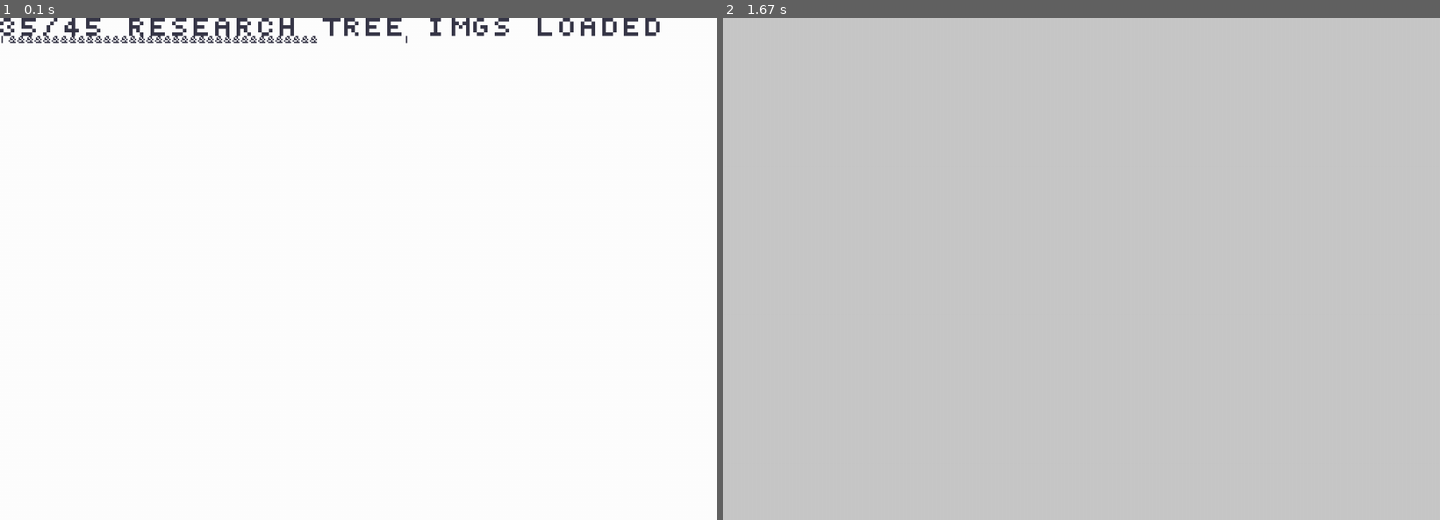
Above: before the commit, frames 1-2 (left to right).
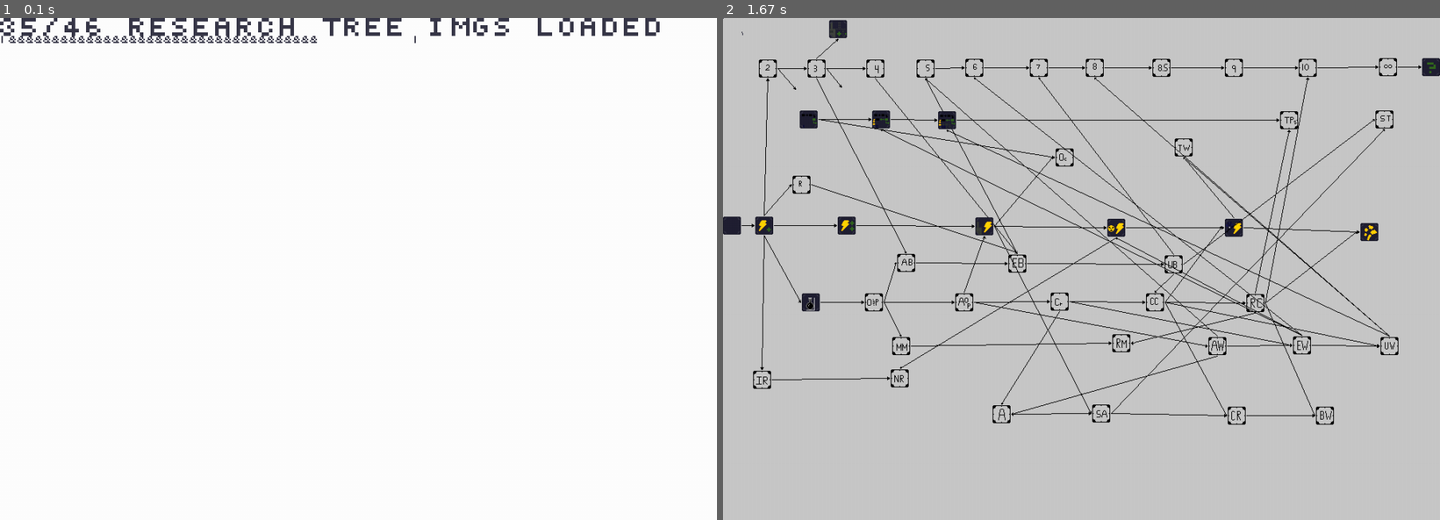
Above: after the commit, the same moments.

Repository: The1stBurb/Factory-GAME
Game: pygame game, started from main.py
Two runs of this game, one before a commit and one after it. Both use one fixed random seed, a clock stepped at 60 frames per second and the inputs below.
Inputs (mouse positions are in pixels of both pictures, inside the frame that each line leads up to):
- Up to frame 1 (0.1 s): no input
- Up to frame 2 (1.67 s): press the mouse at (902, 379) at 0.87 s; move the mouse to (1117, 354) at 0.97 s; release the mouse at (1332, 324) at 1.1 s

The runs differ from the first frame. In frame 1, less than 0.1% of the frame differs, in the area x 12-58%, y 0-6%; in frame 2, 6.3%, in the area x 0-100%, y 0-82%.

Commit message:
ahhhmore

Diff:
--- a/main.py
+++ b/main.py
@@ -49,9 +49,27 @@
         for x,i in enumerate("abcdefghijklmnopqrstuvwxyz`1234567890[]\\;',./~!@#$%^&*()_+{}|:\"<>? -="):
             # print(((x%9),(x//9)),i)
             self.ltr[i]=ltrs.subsurface(((x%9)*7,(x//9)*8,6,7))#((x%9)*(sz*7),(x-(x//9))*(sz*8),6*sz,7*sz))
+    def widthy(self,msgs,width,sz):
+        msgs2=[]
+        rebuilt=False
+        for i in msgs:
+            # print(i)
+            if len(i)*sz*7>=width:
+                closest=width//(sz*7)
+                for x in range(closest,-1,-1):
+                    if i[x]==" ":
+                        closest=x
+                    break
+                msgs2.append(i[:closest])
+                msgs2.append(i[closest:])
+                rebuilt=True
+            else:
+                msgs2.append(i)
+        if rebuilt: return self.widthy(msgs2,width,sz)
+        return msgs2
     def print(self,msgs,x,y,colour=lightpurple,sz=0,shadow=False,width=10**100):
-        msgs=str(msgs).split("\n")
         sz=self.sz if sz==0 else sz
+        msgs=self.widthy(str(msgs).split("\n"),width,sz)
         # msgs2=[]
         # for i in msgs:
         #     if len(msg)*sz>width:
@@ -195,35 +213,29 @@
 #DONT KILL THIS HWILE JUST COMMNET OUT PLS
 def box(mx,my,x,y,w=24,h=24):
     return mx>=x and my>=y and mx<=x+w and my<=y+h
-researched=["BetterPower"]
-bought=["EvenBetterPower"]
 class ResearchTree:
     def __init__(self,sz):
         self.norm=self.grey=self.transp={}
-        self.texts={'Better Power': 'Its normal Power, but Better!', 'Even Better Power': 'Its normal Power, but Even Better!', 'Fluids': 'You discover how to use and move Oil and Water!', 'Overclock': 'Make it run faster but not quite so faster that it goes boom!', 'Ads': 'Make advertisements so more people buy your stuff, which means more money!', 'Super Ads': 'Its normal Ads, but Super!', 'Advanced Base': "It's a normal base, but Advanced!", 'Advanced Oil Process': 'Process your Oil, but Advancedly!', 'Advanced Wire': 'Its normal wire, but Advanced!', …(2092 unchanged characters)…
-        self.spots={'[45,277]':'BetterPower','[160,277]':'Ev …(138 unchanged characters)… dOilProcess','[677,445]':'AdvancedWire','[827,542]':'BrainWashing','[50,58]':'Ci …(917 unchanged characters)…
+        self.texts={'BetterPower': 'Its normal Power, but Better!', 'EvenBetterPower': 'Its normal Power, but Even Better!', 'Fluids': 'You discover how to use and move Oil and Water!', 'Overclock': 'Make it run faster but not quite so faster that it goes boom!', 'Ads': 'Make advertisements so more people buy your stuff, which means more money!', 'SuperAds': 'Its normal Ads, but Super!', 'AdvancedBase': "It's a normal base, but Advanced!", 'AdvancedOilProcess': 'Process your Oil, but Advancedly!', 'AdvancedWire': 'Its normal wire, but Advanced!', …(2092 unchanged characters)…
+        self.spots={'[45,277]':'BetterPower','[160,277]':'Ev …(138 unchanged characters)… dOilProcess','[677,445]':'AdvancedWire',"[243,329]":"AdvancedBase",'[827,542]':'BrainWashing','[50,58]':'Ci …(917 unchanged characters)…
         self.highlight=""
         self.research=[]
         self.bought=[]
-        self.needs=[]
+        self.needs=["BetterPower","EvenBetterPower","Fluids","Overclock","Ads","SuperAds","AdvancedBase","AdvancedOilProcess","AdvancedWire","BrainWashing","Circuit2","Circuit3","Circuit4","Circuit5","Circuit6","Circuit7","Circuit8","Circuit8.5","Circuit9","Circuit10","CircuitInfinity","CircuitReligion","CompressedCrystal","Crystal","EliteBase","EliteWire","EndGame","ExpandFactory","FracturedPower","ImprovedResearch","IndustrialPower","Logistics1","Logistics2","Logistics3","MagicPower","MoreMines","NuclearPower","NuclearResearch","Oil&Plastic","RealityCrystal","RealityMines","Rods","StockTrading","Teleporters","TimeWarp","UltimateBase","UltimateWire",]
         tot=len(os.listdir("img/research_tree/norm"))
         for i,fils in enumerate(os.listdir("img/research_tree/norm")):
             screen.fill((255,255,255))
             text.print(f"{i}/{tot-1} Research Tree Imgs loaded",0,0,sz=5)
             text.print("|"+("&"*(i+1))+(" "*(tot-(i+1)))+"|",0,25,sz=2)
             pygame.display.flip()
-            self.norm[fils]=pb.imgGit(f"img\\research_tree\\norm\\{fils}",1000*sz,580*sz)
-            # if fils in researched:
-            #     self.research[fils]=pb.imgGit(f"img\\research_tree\\{fils}",1000*sz,580*sz)#pb.transparent()
-            # elif fils in bought:
-            #     self.bought[fils]=pb.imgGit(f"img\\research_tree\\{fils}",1000*sz,580*sz)
-            # else:
-            #     self.needs[fils]=pb.imgGit(f"img\\research_tree\\{fils}",1000*sz,580*sz)#pb.greyscale()
+            self.norm[fils.replace(".png","")]=pb.imgGit(f"img\\research_tree\\norm\\{fils}",1000*sz,580*sz)
+            # self.grey[fils]=pb.imgGit(f"img\\research_tree\\grey\\{fils}",1000*sz,580*sz)
+            # self.transp[fils]=pb.imgGit(f"img\\research_tree\\transp\\{fils}",1000*sz,580*sz)
     def disp(self):
         for img in self.needs:
-            pb.image(screen,pb.greyscale(self.grey[img]),0,0)
+            pb.image(screen,self.grey[img],0,0)
         for img in self.research:
-            pb.image(screen,pb.transparent(self.transp[img]),0,0)
+            pb.image(screen,self.transp[img],0,0)
         for img in self.bought:
             pb.image(screen,self.norm[img],0,0)
 rt=ResearchTree(1)
@@ -238,22 +250,18 @@
         if i.type == pygame.QUIT:
             print(toPlace)
             quit()
-        # elif i.type==pygame.MOUSEBUTTONDOWN and i.button==1:
-            # print(pygame.mouse.get_pos())
-            # with open("research tree texts.txt","a")as rtt:
-            #     rtt.write(f"\"{chos}\":{ms}")
-            # chos=next(its)
-            # print(chos)
+        elif i.type==pygame.MOUSEBUTTONDOWN and i.button==1:
+            print(pygame.mouse.get_pos())
     rt.disp()
-    #circuit8.5,9,10,base
-    # text.print(str(ms),0,20)
     for i in rt.spots:
         if box(ms[0],ms[1],eval(i)[0],eval(i)[1]):
-            text.print(rt.spots[i],0,0)
+            pb.rect(screen,ms[0],ms[1]-51,111,51,col=(50,50,50))
+            pb.rect(screen,ms[0],ms[1]-51,110,50,col=(100,100,100))
+            pb.rect(screen,ms[0],ms[1]+8-51,110,42,col=(120,120,120))
+            text.print(rt.spots[i],ms[0],ms[1]-50,sz=1)
+            text.print(rt.texts[rt.spots[i]],ms[0],ms[1]+9-51,colour=(255,255,255),sz=1,width=110)
             if pygame.mouse.get_pressed()[0]:
                 rt.highlight=rt.spots[i]
-    # if str(ms)in rt.spots:
-    #     text.print(rt.spots[str(ms)],0,0)
     pygame.display.flip()
 while True:
     screen.fill((200,200,200))
--- a/temp.py
+++ b/temp.py
@@ -1,6 +1,4 @@
 sq={"Better Power":[45, 277],"Even Better Power":[160, 277],"Fluids":[110, 384],"Overclock":[464, 182],"Ads":[376, 540] …(1006 unchanged characters)…
-sq2={}
 for i in sq:
-    sq2[str(sq[i])]=i
-with open("temp.txt","a")as tt:
-    tt.write(str(sq2))
+    with open("temp.txt","a")as tt:
+        tt.write(f"\"{i}\",")
Binary file added: img/research_tree/norm/AdvancedBase.png
